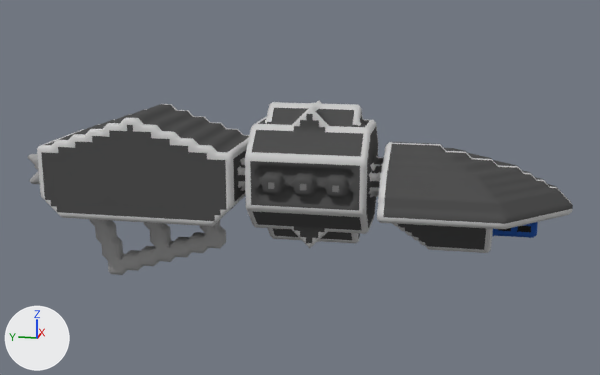
The OBJ model src/jsMain/resources/meshes/diadochi-2-azathoth-class.obj, before and after one commit.
Before and after are seen from a camera (50 mm lens) standing at (-130.4, -27.2, 49.6) and looking at (0.6, -1.0, 16.9). The axes (+X, +Y, +Z) are drawn at lower left. The lights are the same throughout. Where no turn or scale is listed for an object, it has been applied to the vertices.

Objects in the first picture: 'diadochi-2-azathoth-class'.
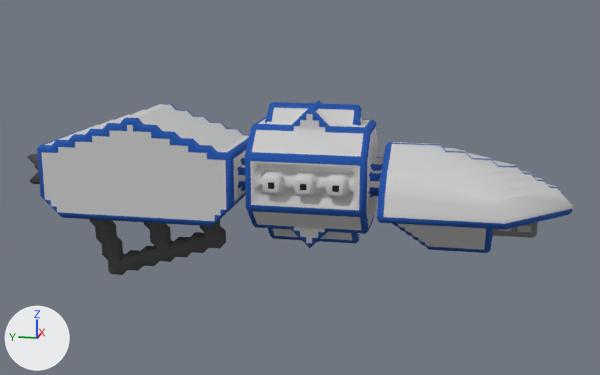
Changed parts and their boxes [x1, y1, x2, y2] in the pictures (600 x 375 px):
part 1 of me_diadochi_2_azathoth_class, cut back: before [27, 100, 573, 275]; after [373, 163, 383, 174]
part 2 of me_diadochi_2_azathoth_class, surface changed: [28, 108, 538, 262] in both

The edits, one by one:
me_diadochi_2_azathoth_class is used by ob_diadochi_2_azathoth_class; location (0.0, 0.0, 0.0).
me_diadochi_2_azathoth_class had 10491 vertices, 20986 faces and spanned x -11.5..11.5, y -44.0..44.0, z -0.1..30.9.
me_diadochi_2_azathoth_class now has 2127 vertices, 3930 faces and spans x -11.5..11.5, y -44.0..44.0, z -0.1..30.9.
me_diadochi_2_azathoth_class part 1: 8371 vertices removed from x -11.5..11.5, y -44.0..43.5, z -0.1..30.9; 7 vertices added at x -4.5..-3.5, y -15.0..-14.5, z 20.9..21.9.
me_diadochi_2_azathoth_class part 2: 873 kept faces spanning x -11.5..11.5, y -44.0..44.0, z -0.1..30.9 get new texture (UV) coordinates.
